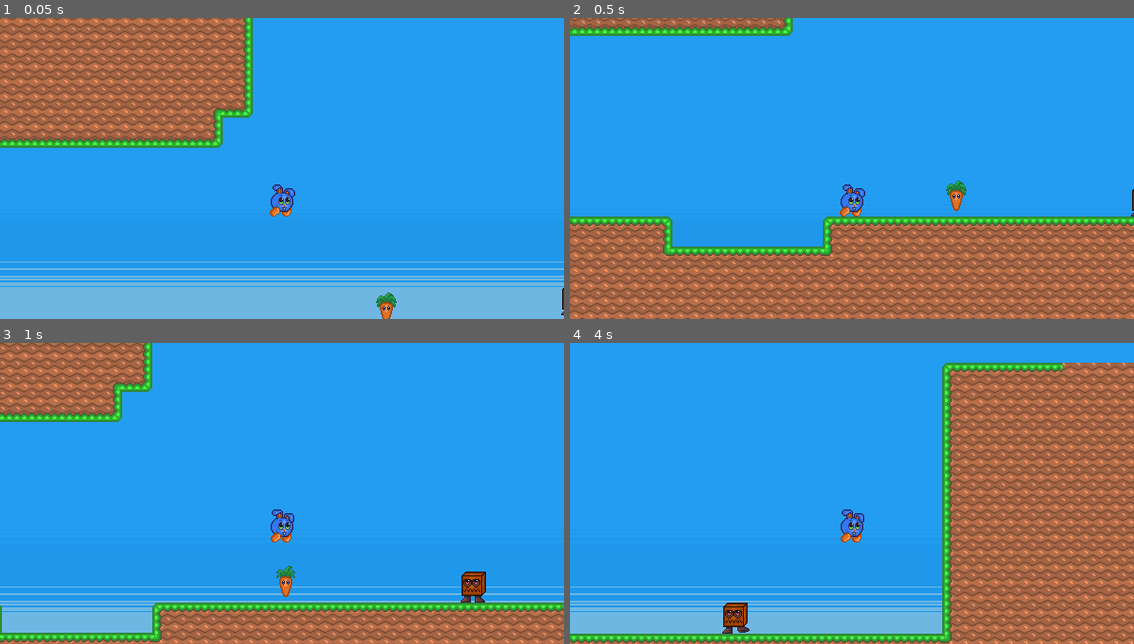
Above: before the commit, frames 1-4 (two rows, left to right).
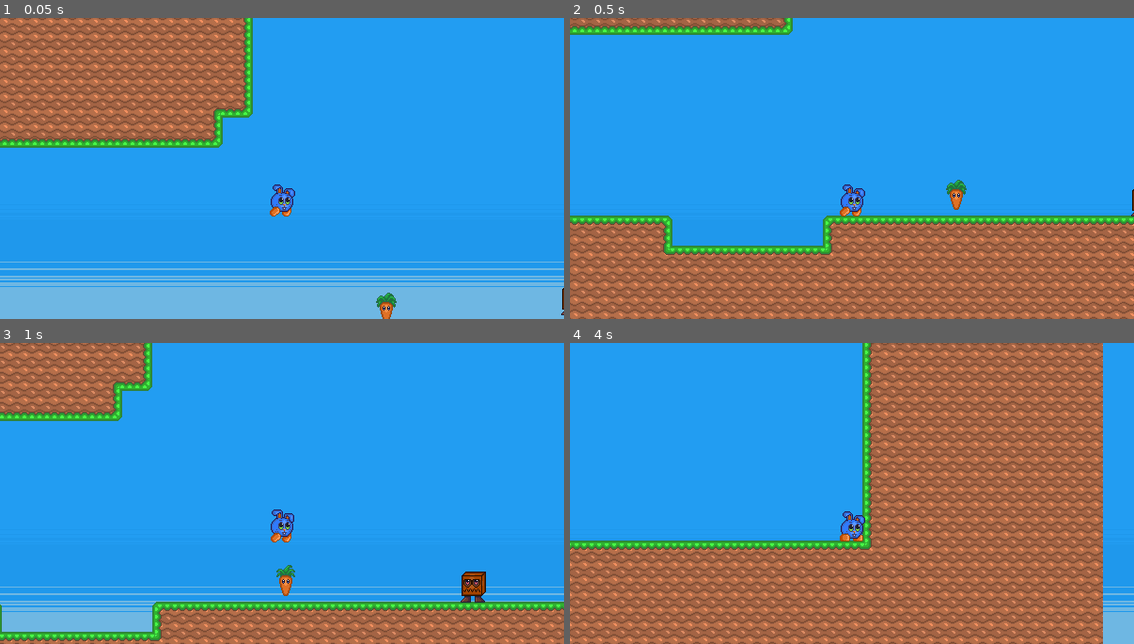
Above: after the commit, the same moments.

Repository: jimmycalhado/Moneko
Game: Godot game, scene res://Scene/fases/test.tscn
Two runs of this game, one before a commit and one after it. Both use one fixed random seed, a clock stepped at 60 frames per second and the inputs below. The project has no main scene, so this scene is started directly.
Inputs:
- Up to frame 1 (0.05 s): no input
- Up to frame 2 (0.5 s): no input
- Up to frame 3 (1 s): hold Right (ui_right) from 0.53 s (still down); tap Space (pulo) at 0.77 s
- Up to frame 4 (4 s): tap Space (pulo) at 1.52, 3.02, 3.77 s; release Right (ui_right) at 2.03 s; hold Left (ui_left) 2.03-2.78 s; hold Right (ui_right) from 2.78 s (still down)

Frame 1 is identical in both runs. In frame 2, 12% of the frame differs, in the area x 0-100%, y 0-100%; in frame 3, 6.6%; in frame 4, 50%.

Commit message:
Inimigo Persegue e HitBox

Diff:
--- /dev/null
+++ b/Scene/Sistemas/hitbox.tscn
@@ -0,0 +1,9 @@
+[gd_scene load_steps=2 format=3 uid="uid://b3l7o67oq2nbh"]
+
+[ext_resource type="Script" path="res://Scripts/sistema/hitbox.gd" id="1_fux3w"]
+
+[node name="hitbox" type="Area2D"]
+collision_layer = 16
+script = ExtResource("1_fux3w")
+
+[connection signal="body_entered" from="." to="." method="_on_body_entered"]
--- /dev/null
+++ b/Scene/Sistemas/hutbox.tscn
@@ -0,0 +1,8 @@
+[gd_scene load_steps=2 format=3 uid="uid://gww6g6vxmb7t"]
+
+[ext_resource type="Script" path="res://Scripts/sistema/hutbox.gd" id="1_ghbh4"]
+
+[node name="hurtbox" type="Area2D"]
+collision_layer = 0
+collision_mask = 0
+script = ExtResource("1_ghbh4")
--- a/Scene/personagens/Moneko/moneko.tscn
+++ b/Scene/personagens/Moneko/moneko.tscn
@@ -1,16 +1,13 @@
-[gd_scene load_steps=11 format=3 uid="uid://g0j2plpdk1f4"]
+[gd_scene load_steps=10 format=3 uid="uid://g0j2plpdk1f4"]
 
 [ext_resource type="Texture2D" uid="uid://xrgotcegwjtk" path="res://Sprites/personagens/moneko/moelho-Sheet.png" id="1_bl86s"]
 [ext_resource type="Script" path="res://Scripts/moneko/moneko.gd" id="1_gk6ue"]
 
 [sub_resource type="RectangleShape2D" id="RectangleShape2D_6m85r"]
-size = Vector2(26, 29.6296)
-
-[sub_resource type="RectangleShape2D" id="RectangleShape2D_dj4rq"]
-size = Vector2(24, 4)
+size = Vector2(23, 21.2963)
 
 [sub_resource type="CircleShape2D" id="CircleShape2D_p6g8l"]
-radius = 10.5
+radius = 10.4839
 
 [sub_resource type="Animation" id="Animation_4fmck"]
 length = 0.001
@@ -88,6 +85,7 @@
 
 [node name="Moneko" type="CharacterBody2D" groups=["player"]]
 position = Vector2(0, -16)
+collision_mask = 23
 script = ExtResource("1_gk6ue")
 
 [node name="moneko" type="Sprite2D" parent="."]
@@ -95,22 +93,18 @@
 hframes = 10
 
 [node name="fisicaMundo" type="CollisionShape2D" parent="."]
-position = Vector2(0, 9.53674e-07)
+position = Vector2(-0.5, 3.5)
 scale = Vector2(1, 1.08)
 shape = SubResource("RectangleShape2D_6m85r")
 debug_color = Color(0, 0.6, 0.247059, 0.0352941)
 
-[node name="hit" type="Area2D" parent="."]
-position = Vector2(0, 14)
-
-[node name="colisionHit" type="CollisionShape2D" parent="hit"]
-shape = SubResource("RectangleShape2D_dj4rq")
-debug_color = Color(0, 0.6, 0.701961, 0.164706)
-
 [node name="hut" type="Area2D" parent="."]
 position = Vector2(0, 3)
+collision_layer = 0
+collision_mask = 4
 
 [node name="colisionHut" type="CollisionShape2D" parent="hut"]
+position = Vector2(0, -1)
 scale = Vector2(1.24, 0.920001)
 shape = SubResource("CircleShape2D_p6g8l")
 debug_color = Color(0.894118, 0.215686, 0.6, 0.196078)
--- a/Scene/personagens/inimigos/Caenha/caenha.tscn
+++ b/Scene/personagens/inimigos/Caenha/caenha.tscn
@@ -1,13 +1,15 @@
-[gd_scene load_steps=10 format=3 uid="uid://h8wq4tffwxkq"]
+[gd_scene load_steps=12 format=3 uid="uid://h8wq4tffwxkq"]
 
 [ext_resource type="Texture2D" uid="uid://bababdqp885ws" path="res://Sprites/personagens/inimigos/Caenha/caenha.png" id="1_2biph"]
 [ext_resource type="Script" path="res://Scripts/inimigos/Caenha/caenha.gd" id="1_qpe10"]
+[ext_resource type="PackedScene" uid="uid://b3l7o67oq2nbh" path="res://Scene/Sistemas/hitbox.tscn" id="3_cpm1o"]
+[ext_resource type="PackedScene" uid="uid://gww6g6vxmb7t" path="res://Scene/Sistemas/hutbox.tscn" id="4_f8cj0"]
+
+[sub_resource type="CircleShape2D" id="CircleShape2D_3brf4"]
+radius = 103.005
 
 [sub_resource type="RectangleShape2D" id="RectangleShape2D_ym3gv"]
-size = Vector2(25, 31)
-
-[sub_resource type="RectangleShape2D" id="RectangleShape2D_w1t5m"]
-size = Vector2(26, 25)
+size = Vector2(25.5, 27)
 
 [sub_resource type="Animation" id="Animation_eqgj2"]
 length = 0.001
@@ -22,30 +24,6 @@
 "transitions": PackedFloat32Array(1),
 "update": 1,
 "values": [Vector2i(0, 0)]
-}
-tracks/1/type = "value"
-tracks/1/imported = false
-tracks/1/enabled = true
-tracks/1/path = NodePath("hutBox:shape:size")
-tracks/1/interp = 1
-tracks/1/loop_wrap = true
-tracks/1/keys = {
-"times": PackedFloat32Array(0),
-"transitions": PackedFloat32Array(1),
-"update": 0,
-"values": [Vector2(25, 31)]
-}
-tracks/2/type = "value"
-tracks/2/imported = false
-tracks/2/enabled = true
-tracks/2/path = NodePath("hutBox:position")
-tracks/2/interp = 1
-tracks/2/loop_wrap = true
-tracks/2/keys = {
-"times": PackedFloat32Array(0),
-"transitions": PackedFloat32Array(1),
-"update": 0,
-"values": [Vector2(0.75, 0.5)]
 }
 
 [sub_resource type="Animation" id="Animation_dmi5o"]
@@ -63,30 +41,6 @@
 "transitions": PackedFloat32Array(1, 1, 1, 1),
 "update": 1,
 "values": [Vector2i(0, 0), Vector2i(1, 0), Vector2i(2, 0), Vector2i(3, 0)]
-}
-tracks/1/type = "value"
-tracks/1/imported = false
-tracks/1/enabled = true
-tracks/1/path = NodePath("hutBox:shape:size")
-tracks/1/interp = 1
-tracks/1/loop_wrap = true
-tracks/1/keys = {
-"times": PackedFloat32Array(0, 0.1, 0.2, 0.3),
-"transitions": PackedFloat32Array(1, 1, 1, 1),
-"update": 0,
-"values": [Vector2(25.5, 31), Vector2(25, 32), Vector2(25, 31), Vector2(25, 30)]
-}
-tracks/2/type = "value"
-tracks/2/imported = false
-tracks/2/enabled = true
-tracks/2/path = NodePath("hutBox:position")
-tracks/2/interp = 1
-tracks/2/loop_wrap = true
-tracks/2/keys = {
-"times": PackedFloat32Array(0, 0.1, 0.2, 0.3),
-"transitions": PackedFloat32Array(1, 1, 1, 1),
-"update": 0,
-"values": [Vector2(0.75, 0.5), Vector2(0.75, 0), Vector2(1, 0.5), Vector2(0.875, 1)]
 }
 
 [sub_resource type="Animation" id="Animation_gfokf"]
@@ -113,28 +67,31 @@
 "run": SubResource("Animation_gfokf")
 }
 
-[sub_resource type="CapsuleShape2D" id="CapsuleShape2D_hg2nf"]
-radius = 22.0
-height = 218.0
+[sub_resource type="RectangleShape2D" id="RectangleShape2D_empjq"]
+size = Vector2(24, 3.5)
 
 [node name="Caenha" type="CharacterBody2D" groups=["inimigos"]]
 position = Vector2(0, -16)
+collision_layer = 4
+collision_mask = 3
 script = ExtResource("1_qpe10")
-speed = 2
+speed = 3
+
+[node name="Area2D" type="Area2D" parent="."]
+
+[node name="detectaPlayer" type="CollisionShape2D" parent="Area2D"]
+rotation = 1.5708
+shape = SubResource("CircleShape2D_3brf4")
+debug_color = Color(0.835294, 0.384314, 0.14902, 0.0901961)
 
 [node name="caenha" type="Sprite2D" parent="."]
 texture = ExtResource("1_2biph")
 hframes = 8
 
-[node name="hutBox" type="CollisionShape2D" parent="."]
-position = Vector2(0.75, 0.5)
+[node name="colission" type="CollisionShape2D" parent="."]
+position = Vector2(0.75, 1.5)
 shape = SubResource("RectangleShape2D_ym3gv")
-debug_color = Color(0, 0.6, 0.701961, 0.223529)
-
-[node name="hitBox" type="CollisionShape2D" parent="."]
-position = Vector2(1, -2.5)
-shape = SubResource("RectangleShape2D_w1t5m")
-debug_color = Color(0.254902, 0.631373, 0.223529, 0.419608)
+debug_color = Color(0.176471, 0.564706, 0.823529, 0.180392)
 
 [node name="AnimationPlayer" type="AnimationPlayer" parent="."]
 libraries = {
@@ -142,11 +99,17 @@
 }
 autoplay = "idle"
 
-[node name="Area2D" type="Area2D" parent="."]
+[node name="hitbox" parent="." instance=ExtResource("3_cpm1o")]
+position = Vector2(0.75, -11.625)
+collision_layer = 4
+collision_mask = 3
 
-[node name="detectaPlayer" type="CollisionShape2D" parent="Area2D"]
-rotation = 1.5708
-shape = SubResource("CapsuleShape2D_hg2nf")
-debug_color = Color(0.835294, 0.384314, 0.14902, 0.0901961)
+[node name="CollisionShape2D" type="CollisionShape2D" parent="hitbox"]
+position = Vector2(0.25, -2.125)
+shape = SubResource("RectangleShape2D_empjq")
+
+[node name="hurtbox" parent="." instance=ExtResource("4_f8cj0")]
+position = Vector2(0.75, -11.625)
 
 [connection signal="body_entered" from="Area2D" to="." method="_on_area_2d_body_entered"]
+[connection signal="body_exited" from="Area2D" to="." method="_on_area_2d_body_exited"]
--- a/Scripts/inimigos/Caenha/caenha.gd
+++ b/Scripts/inimigos/Caenha/caenha.gd
@@ -9,7 +9,8 @@
 @onready var sprite: Sprite2D =  $caenha
 
 var running: bool = false
-#var player : Player
+var player = null
+var direction = 0
 var gravity = ProjectSettings.get_setting("physics/2d/default_gravity")
 
 func _ready():
@@ -23,6 +24,7 @@
 	move_and_slide()
 	_animation()
 	rotate_sprite()
+	perseguir()
 	return
 
 func _animation():
@@ -42,6 +44,21 @@
 
 func on_body_entered(body: Node2D) -> void:
 	if body.is_in_group("player"):
-		velocity.x = -1 * speed * 100
+		player = body
+		perseguir()
+	return
+
+func _on_area_2d_body_exited(body):
+	player = null
+
+func perseguir():
+	if player == null:
+		animation.play("idle")
+		velocity.x = 0
+	else:
+		direction = (player.global_position.x - global_position.x)
+		velocity.x = speed * direction
 		animation.play("run")
-	return
+		if velocity.x == 0:
+			animation.play("idle")
+		return
--- a/Scripts/moneko/moneko.gd
+++ b/Scripts/moneko/moneko.gd
@@ -1,4 +1,4 @@
-class_name  Player
+class_name Player
 extends CharacterBody2D
 
 const jump_velocity = -400.0
@@ -64,11 +64,10 @@
 		sprite.flip_h = true
 
 
-
-
-
 func _on_hut_body_entered(body):
 	if body.is_in_group("inimigos"):
 		vida -= 1
+		velocity.y = jump_velocity
+		velocity.x =  -1 * jump_velocity
 		if vida == 0:
 			queue_free()
--- /dev/null
+++ b/Scripts/sistema/hitbox.gd
@@ -0,0 +1,6 @@
+extends Area2D
+
+func _on_body_entered(body):
+	if body.is_in_group("player"):
+		owner.queue_free()
+		body.velocity.y = body.jump_velocity/2
--- /dev/null
+++ b/Scripts/sistema/hutbox.gd
@@ -0,0 +1,11 @@
+extends Area2D
+
+
+# Called when the node enters the scene tree for the first time.
+func _ready():
+	pass # Replace with function body.
+
+
+# Called every frame. 'delta' is the elapsed time since the previous frame.
+func _process(delta):
+	pass
--- a/project.godot
+++ b/project.godot
@@ -22,6 +22,7 @@
 
 window/size/viewport_width=600
 window/size/viewport_height=320
+window/size/mode=2
 window/stretch/mode="canvas_items"
 
 [input]
@@ -35,6 +36,15 @@
 ]
 }
 
+[layer_names]
+
+2d_physics/layer_1="player"
+2d_physics/layer_2="world"
+2d_physics/layer_3="enemies"
+2d_physics/layer_4="items"
+2d_physics/layer_5="hitbox"
+2d_physics/layer_6="hurtbox"
+
 [rendering]
 
 textures/canvas_textures/default_texture_filter=0
